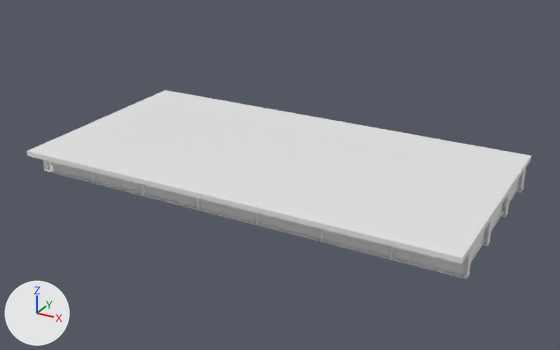
Two versions of the OBJ model IFC/Steel/Darbhanga/Sup_Str/D_20_2L_OF_S/model.obj, one commit apart.
Both versions are drawn from a camera (50 mm lens) standing at (25.6, -28.1, 13.8) and looking at (10.3, -0.3, -0.1). The lights are fixed; the arrows at lower left show +X, +Y and +Z. The older version comes first. Where no turn or scale is listed for an object, it has been applied to the vertices. Vertices at exactly the same position are counted once.

Objects in the first picture: 'model'.
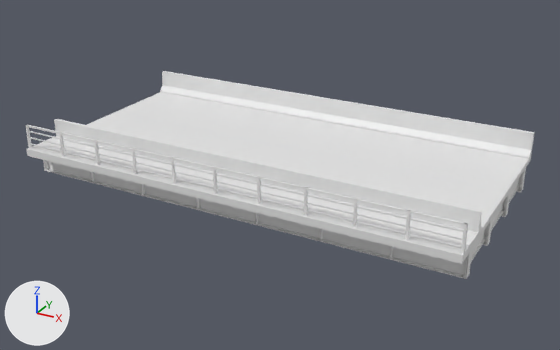
What differs and where, as boxes (x1, y1, x2, y2) in the pictures (560 x 350 px):
'model', reshaped (10% taller)
    before: (27, 90, 531, 279)
    after: (26, 71, 535, 279)
part 1 of me_model, added
    after: (26, 124, 32, 148)
part 2 of me_model, added
    after: (59, 132, 65, 156)
part 3 of me_model, added
    after: (95, 140, 100, 165)
part 4 of me_model, added
    after: (132, 148, 137, 174)
part 5 of me_model, added
    after: (171, 157, 176, 183)
part 6 of me_model, added
    after: (213, 166, 217, 193)
part 7 of me_model, added
    after: (257, 176, 261, 204)
part 8 of me_model, added
    after: (304, 187, 308, 215)
part 9 of me_model, added
    after: (353, 198, 358, 227)
part 10 of me_model, added
    after: (405, 210, 411, 240)
part 11 of me_model, added
    after: (461, 223, 468, 254)
part 12 of me_model, added
    after: (27, 125, 465, 226)
part 13 of me_model, added
    after: (30, 143, 462, 248)
part 14 of me_model, added
    after: (29, 137, 463, 240)
part 15 of me_model, added
    after: (28, 131, 464, 232)
part 16 of me_model, added
    after: (26, 71, 535, 258)

Edits to the bpy script that builds the scene:
```text
Change me_model:
    used by ob_model
    remove me_model.from_pydata(...)  # 1512 vertices, 2684 faces; spans x 0.0..20.0, y -5.2..5.2, z -0.5..0.8
    add me_model.from_pydata(...)  # 1666 vertices, 2920 faces; spans x 0.0..20.0, y -5.2..5.2, z -0.5..2.0
    me_model part 1: a new loose piece, a box spanning x 0.0..0.1, y -5.05..-4.95, z 0.85..1.95
    me_model part 2: a new loose piece, a box spanning x 1.99..2.09, y -5.05..-4.95, z 0.853..1.953
    me_model part 3: a new loose piece, a box spanning x 3.98..4.08, y -5.05..-4.95, z 0.853..1.953
    me_model part 4: a new loose piece, a box spanning x 5.97..6.07, y -5.05..-4.95, z 0.85..1.95
    me_model part 5: a new loose piece, a box spanning x 7.96..8.06, y -5.05..-4.95, z 0.85..1.95
    me_model part 6: a new loose piece, a box spanning x 9.95..10.05, y -5.05..-4.95, z 0.85..1.95
    me_model part 7: a new loose piece, a box spanning x 11.94..12.04, y -5.05..-4.95, z 0.85..1.95
    me_model part 8: a new loose piece, a box spanning x 13.93..14.03, y -5.05..-4.95, z 0.853..1.953
    me_model part 9: a new loose piece, a box spanning x 15.92..16.02, y -5.05..-4.95, z 0.85..1.95
    me_model part 10: a new loose piece, a box spanning x 17.91..18.01, y -5.05..-4.95, z 0.85..1.95
    me_model part 11: a new loose piece, a box spanning x 19.9..20.0, y -5.05..-4.95, z 0.85..1.95
    me_model part 12: a new loose piece, a box spanning x 0.0..20.0, y -5.04..-4.96, z 1.873..1.953
    me_model part 13: a new loose piece, a box spanning x 0.0..20.0, y -5.025..-4.975, z 1.028..1.078
    me_model part 14: a new loose piece, a box spanning x 0.0..20.0, y -5.025..-4.975, z 1.328..1.378
    me_model part 15: a new loose piece, a box spanning x 0.0..20.0, y -5.025..-4.975, z 1.628..1.678
    me_model part 16
    17 vertices are added at x 0.0, y -5.2..5.2, z 0.8..1.9
    17 new vertices lie (20.0, 0.0, 0.0) away from vertices in x 0.0, y -5.2..5.2, z 0.8..1.9
    56 new faces join them
```
